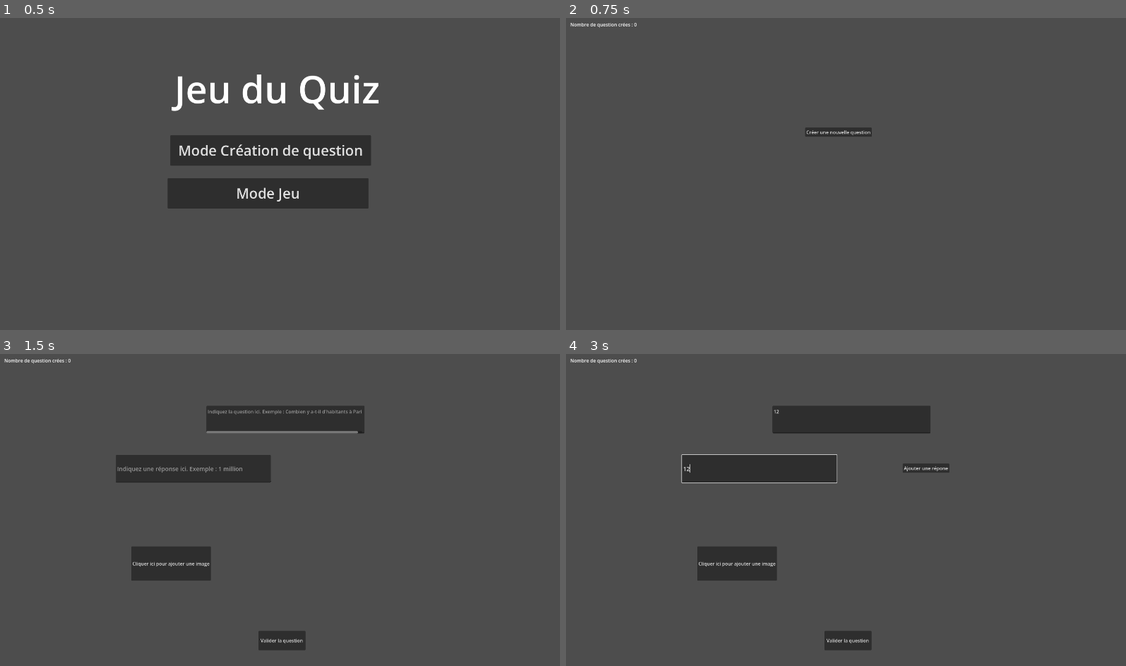
Above: before the commit, frames 1-4 (two rows, left to right).
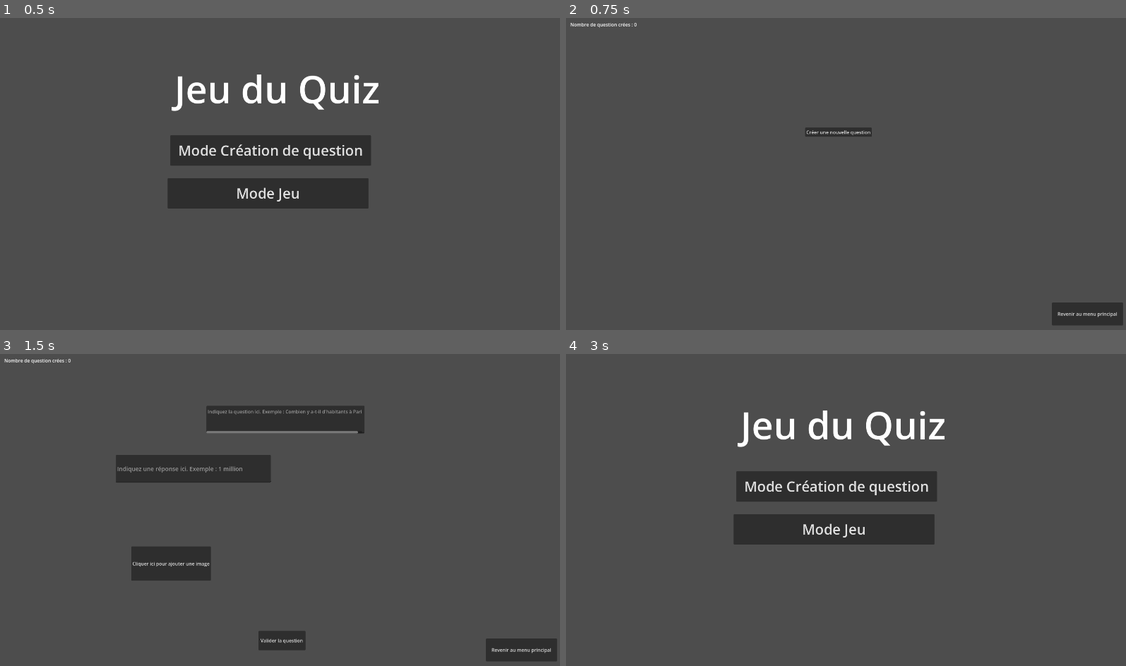
Above: after the commit, the same moments.

Repository: GeekhaNoth/projet-lab
Game: Godot game, scene res://scene/main_scene.tscn
Two runs of this game, one before a commit and one after it. Both use one fixed random seed, a clock stepped at 60 frames per second and the inputs below.
Inputs (mouse positions are in pixels of both pictures, inside the frame that each line leads up to):
- Up to frame 1 (0.5 s): no input
- Up to frame 2 (0.75 s): click "Mode Création de question" at 0.5 s
- Up to frame 3 (1.5 s): click "Créer une nouvelle question" at 1.25 s
- Up to frame 4 (3 s): click (851, 419) at 2.02 s; type "12" at 2.1 s; click (762, 469) at 2.25 s; type "12" at 2.33 s; click (1086, 650) at 2.75 s, where only the run after the commit has a clickable "Revenir au menu principal"

Frame 1 is identical in both runs. In frame 2, 0.9% of the frame differs, in the area x 86-100%, y 91-99%; in frame 3, 0.9%; in frame 4, 13%, in the area x 0-69%, y 1-95%.

Commit message:
some opti + right answer implementation

Diff:
--- a/scene/question_maker.tscn
+++ b/scene/question_maker.tscn
@@ -177,7 +177,16 @@
 offset_bottom = 130.0
 text = "Nombre de question crées"
 
+[node name="QuizButton" type="Button" parent="." unique_id=1709492690]
+offset_left = 1668.0
+offset_top = 972.0
+offset_right = 1910.0
+offset_bottom = 1050.0
+text = "Revenir au menu principal"
+autowrap_mode = 3
+
 [connection signal="pressed" from="NewQuestion" to="." method="_create_question"]
 [connection signal="pressed" from="ValidateQuestion" to="." method="_validate_question"]
 [connection signal="file_selected" from="FileDialog" to="." method="_on_file_dialog_file_selected"]
 [connection signal="pressed" from="AddImageButton" to="." method="_put_visible_file_dialog"]
+[connection signal="pressed" from="QuizButton" to="." method="_back_to_menu"]
--- a/scene/question_scene.tscn
+++ b/scene/question_scene.tscn
@@ -12,7 +12,6 @@
 
 [node name="SceneQuiz" type="Node2D" unique_id=1692662690 node_paths=PackedStringArray("buttons")]
 script = ExtResource("1_d6g27")
-right_answer = null
 buttons = [NodePath("ButtonA"), NodePath("ButtonB"), NodePath("ButtonC"), NodePath("ButtonD")]
 
 [node name="Question" type="Node2D" parent="." unique_id=1986096530]
@@ -133,16 +132,19 @@
 texture = ExtResource("19_l41g4")
 
 [node name="Sprite2D2" type="Sprite2D" parent="." unique_id=33077855]
+z_index = 2
 position = Vector2(637, 445.2)
 scale = Vector2(0.6, 0.6)
 texture = ExtResource("20_t6ov6")
 
 [node name="Sprite2D3" type="Sprite2D" parent="." unique_id=1200244870]
+z_index = 2
 position = Vector2(1278, 443.2)
 scale = Vector2(0.6, 0.6)
 texture = ExtResource("20_t6ov6")
 
 [node name="Sprite2D4" type="Sprite2D" parent="." unique_id=651329542]
+z_index = 1
 position = Vector2(967.50006, 238)
 scale = Vector2(0.6203937, 0.5242695)
 texture = ExtResource("21_fo8ka")
--- a/scripts/questionMaker.gd
+++ b/scripts/questionMaker.gd
@@ -42,8 +42,6 @@
 		element.get_parent().set_visible(false)
 	_add_in_csv()
 	get_tree().reload_current_scene()
-	#_import_and_add_image(scene_question)
-	#scene_question.right_answer = option_button.get_selected_id()
 
 func _check_field_when_question_validation(field_to_check, text_to_show) -> bool:
 	if (field_to_check.text.strip_edges() == ""):
@@ -64,7 +62,7 @@
 	var csv_file_root = "user://quiz.csv"
 	var csv_file
 
-	if FileAccess.file_exists(csv_file_root):
+	if (FileAccess.file_exists(csv_file_root)):
 		csv_file = FileAccess.open(csv_file_root, FileAccess.READ_WRITE)
 		csv_file.seek_end()
 	else:
@@ -75,8 +73,11 @@
 	for element in line_edit:
 		if (element.text.strip_edges() != ""):
 			string.append(element.text)
+
+	string.append(option_button.get_item_text(option_button.selected))
 	if (selected_image_path != ""):
 		string.append(selected_image_path)
+
 	csv_file.store_csv_line(string, ";")
 	csv_file.close()
 
@@ -113,3 +114,6 @@
 		option_button.set_visible(true)
 	button.get_child(0).set_visible(true)
 	button.self_modulate.a = 0
+
+func _back_to_menu():
+	get_tree().change_scene_to_file("res://scene/main_scene.tscn")
--- a/scripts/question_manager.gd
+++ b/scripts/question_manager.gd
@@ -1,6 +1,5 @@
 @tool
 extends Node2D
-@export var right_answer = 0
 @export var buttons: Array[TextureButton] = []
 
 @onready var question_text = $Question/QuestionText
@@ -16,6 +15,9 @@
 
 var index_csv = 0
 var csv_rows = []
+
+var right_answer
+
 # Called when the node enters the scene tree for the first time.
 func _ready():
 	for button in get_tree().get_nodes_in_group("quiz_buttons"):
@@ -31,7 +33,11 @@
 	_new_question()
 
 func load_csv():
-	var csv_file = FileAccess.open("user://quiz.csv", FileAccess.READ)
+	var csv_file
+	if (FileAccess.file_exists("user://quiz.csv")):
+		csv_file = FileAccess.open("user://quiz.csv", FileAccess.READ)
+	else:
+		return
 
 	while not csv_file.eof_reached():
 		csv_rows.append(csv_file.get_csv_line(";"))
@@ -46,13 +52,17 @@
 		get_tree().change_scene_to_file("res://scene/main_scene.tscn")
 
 	var csv_line = csv_rows[index_csv]
-	for i in range(csv_line.size()):
-		if (i+1 == csv_line.size() && FileAccess.file_exists(csv_line[i])):
-			$Sprite2D4/TextureRect.texture = load(csv_line[i])
 
-		if (i == 0): question_text.text = csv_line[0]
-		else:
-			buttons[i-1].get_child(0).text = csv_line[i]
+	question_text.text = csv_line[0]
+	var last_index = csv_line.size()-1
+	var has_image = FileAccess.file_exists(csv_line[last_index])
+	if (has_image):
+		$Sprite2D4/TextureRect.texture = load(csv_line[last_index])
+		last_index -= 1
+
+	right_answer = csv_line[last_index]
+	for i in range(1, last_index):
+		buttons[i-1].get_child(0).text = csv_line[i]
 
 func _on_button_pressed(button_pressed : TextureButton):
 	var correct = _is_answer_correct(button_pressed)
@@ -65,7 +75,7 @@
 	_new_question()
 
 func _is_answer_correct(button) -> bool:
-	return buttons.find(button) == right_answer
+	return button.get_child(0).text == right_answer
 
 func load_button_sprites(path: String):
 	var result = {}
